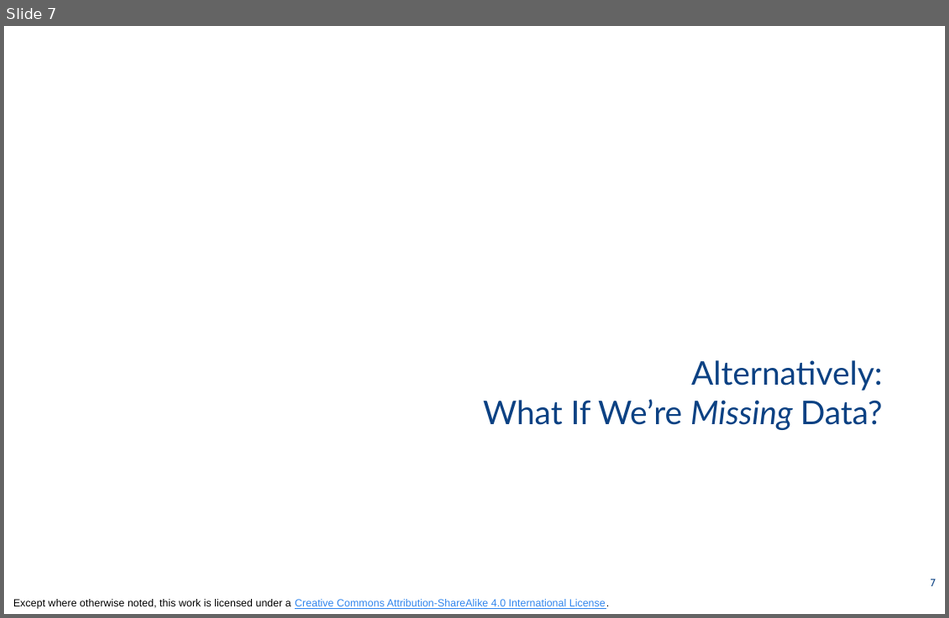
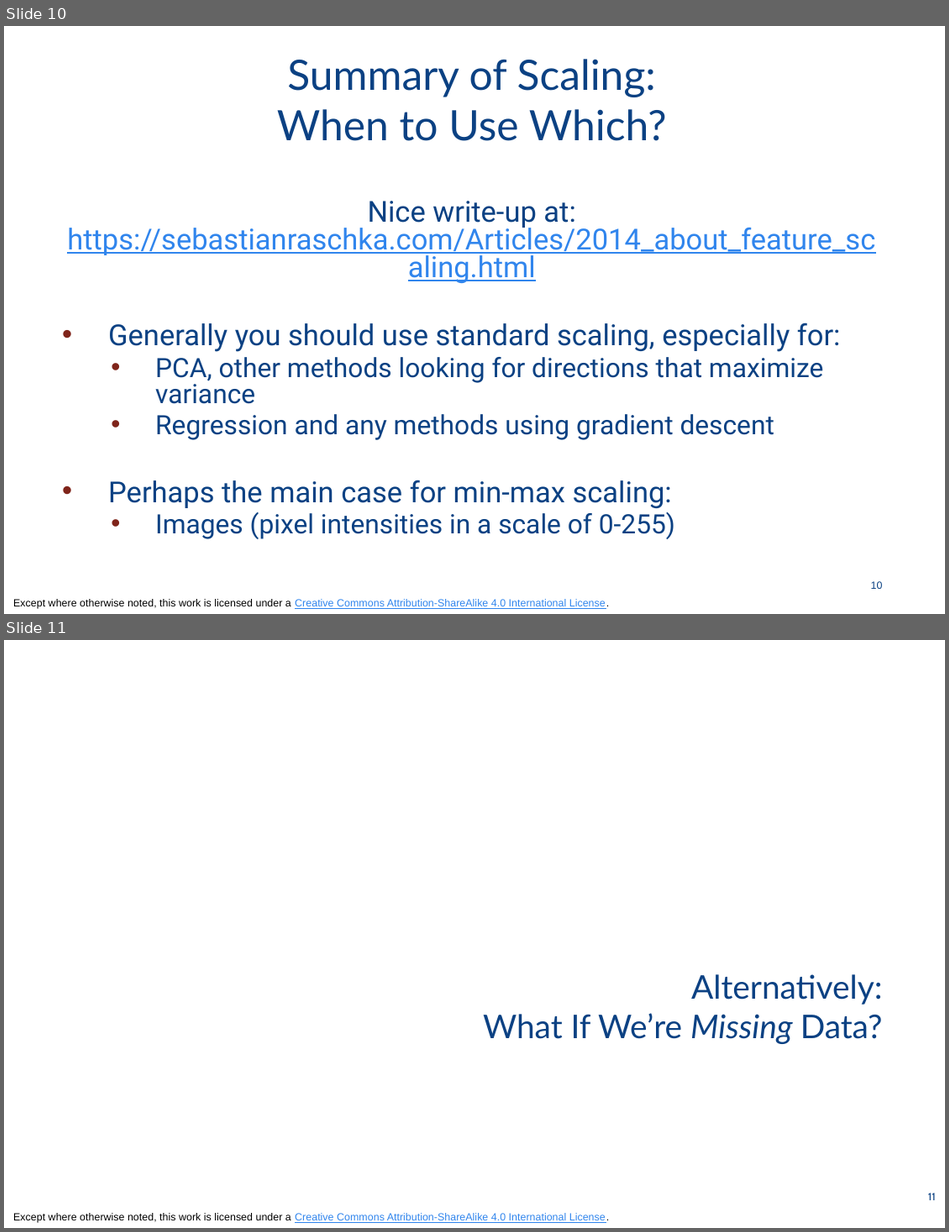
Before and after one commit to odpi/OpenDS4All, a slide deck: opends4all-resources/opends4all-model-assessment/TRAINING-ROBUST-MODELS-hyperparameters-tuning-validation.pptx. Shown one above the other, each under a label of ours: slide 7 before the commit, slides 10 and 11 after it. The pictures are 949x618 and 949x1232 pixels, drawn with LibreOffice and Linux fonts; fonts in the diff are those of the drawing. Boxes give left, top, right and bottom in pixels: in the first picture for what was removed or moved away, otherwise in the second. Text is boxed around its words. In the diff, an @@ line names an element or a change of style, - is before the commit and + after.

```diff
--- a/opends4all-resources/opends4all-model-assessment/TRAINING-ROBUST-MODELS-hyperparameters-tuning-validation.pptx
+++ b/opends4all-resources/opends4all-model-assessment/TRAINING-ROBUST-MODELS-hyperparameters-tuning-validation.pptx
@@ slide 10 added at (4,26,945,614), background #FFFFFF; not listed: 1 template element that a slide beside it also shows @@
@@ title added at (277,59,667,141), 32 pt, text #0B4183 @@
+Summary of Scaling:
+When to Use Which?
@@ text added at (67,201,875,539), 22.2 pt, text #0B4183 @@
+Nice write-up at:
+https://sebastianraschka.com/Articles/2014_about_feature_scaling.html
+• Generally you should use standard scaling, especially for:
+  • PCA, other methods looking for directions that maximize variance
+  • Regression and any methods using gradient descent
+• Perhaps the main case for min-max scaling:
+  • Images (pixel intensities in a scale of 0-255)
@@ page number added at (871,581,883,589), 8 pt, text #0B4183 @@
+10
@@ what was slide 7 is now slide 11 @@
@@ page number at (928,1193,936,1200): text changed @@
-7
+11
```
Also in this commit, not shown: 7 slides changed, 10 other slides added, 1 slide removed.
